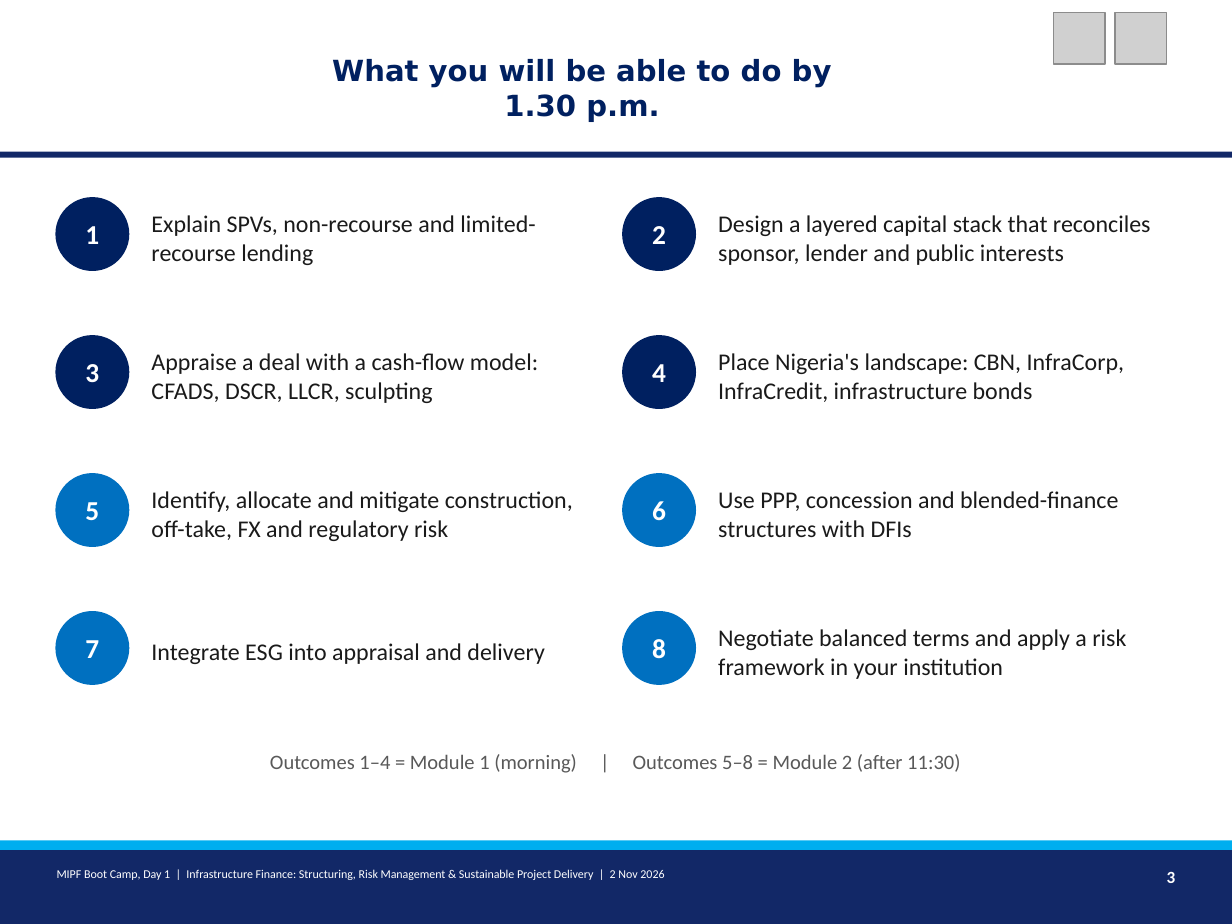
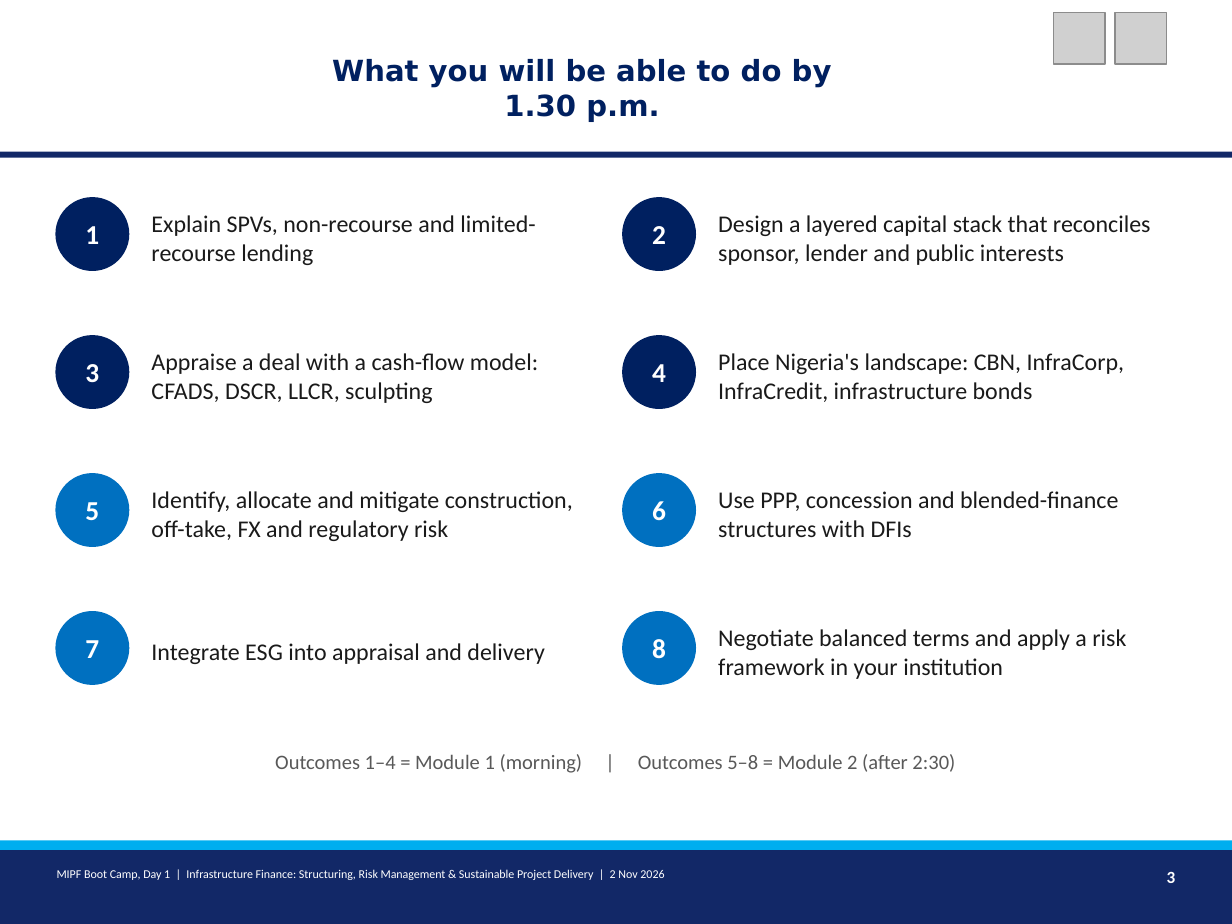
Before and after one commit to adibongo/mipf-2026-course-materials, a slide deck: slide 3 of decks/MIPF_Day1_Modules_1-2_Deck.pptx. Drawn at 1232x924 pixels with LibreOffice and Linux fonts; fonts in the diff are those of the drawing; grey boxes stand for pictures; background and template pictures are left out. Boxes give left, top, right and bottom in pixels: in the first picture for what was removed or moved away, otherwise in the second. Text is boxed around its words. In the diff, an @@ line names an element or a change of style, - is before the commit and + after.

```diff
--- a/decks/MIPF_Day1_Modules_1-2_Deck.pptx
+++ b/decks/MIPF_Day1_Modules_1-2_Deck.pptx
@@ text at (275, 754, 955, 773): text changed @@
-Outcomes 1–4 = Module 1 (morning) | Outcomes 5–8 = Module 2 (after 11:30)
+Outcomes 1–4 = Module 1 (morning) | Outcomes 5–8 = Module 2 (after 2:30)
```
Also in this commit, not shown: 24 other files.
